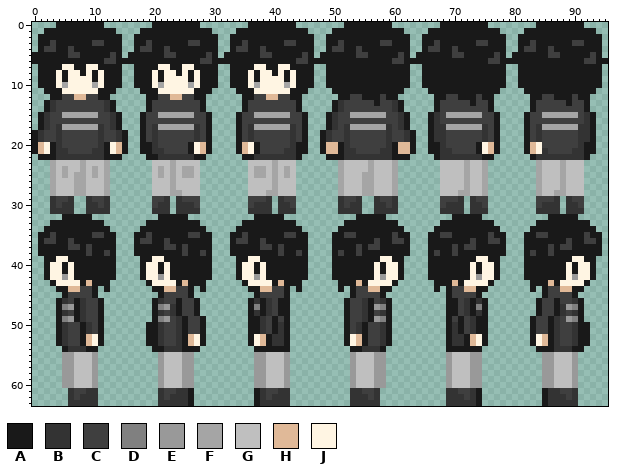
A sprite sheet gets an edit: src/images/sprites/taro.png. That is the earlier state.
The file is 96x64 pixels.
Palette (. is transparent): A #191919  B #333333  C #3f3f3f  D #808080  E #999999  F #a5a5a5  G #bfbfbf  H #e0b998  J #fff5e3
Pixels before (only the part around the change), first column x 0:
13 ..ABCCCCCCCCBA.....ACCCCCCCCA......ACCCCCCCCA.....ABCCCCCACCBA.....ACCCCCACCA......ACCCCCACCA...
14 ..ABCCCCCCCCBA.....ACCCCCCCCA......ACCCCCCCCA.....ABCCCCCCCCBA.....ACCCCCCCCA......ACCCCCCCCA...
15 .ABCCFFFFFFCCBA...ACCFFFFFFCCA....ACCFFFFFFCCA...ABCCFFFFFFCCBA...ABCFFFFFFCCA....ACCFFFFFFCBA..
16 .ABCCCCCCCCCCBA...ACCCCCCCCCCA....ACCCCCCCCCCA...ABCCCCCCCCCCBA...ABCCCCCCCCCA....ACCCCCCCCCBA..
17 .ABCBFFFFFFBCBA...ACBFFFFFFBCA....ACBFFFFFFBCA...ABCBFFFFFFBCBA...ABBFFFFFFBCA....ACBFFFFFFBBA..
18 ABCCBCCCCCCBCCBA..ACBCCCCCCBCA....ACBCCCCCCBCA..ABCCBCCCCCCBCCBA..ABBCCCCCCBCA....ACBCCCCCCBBA..
19 ABCCBCCCCCCBCCBA..ACBCCCCCCBCA....ACBCCCCCCBCA..ABCCBCCCCCCBCCBA..ABBCCCCCCBCA....ACBCCCCCCBBA..
20 AHJABCCCCCCBAJHA..AABCCCCCAJHA....AHJACCCCCBAA..AHHABCCCCCCBAHHA..AABCCCCCAJHA....AHJCCCCCCBAA..
21 AHJABBCCCCBBAJHA..AABBCCCCAJHA....AHJACCCCBBAA..AHHABBCCCCBBAHHA..AABBCCCCAJHA....AHJBCCCCBBAA..
22 .AAABBBBBBBBAAA....AABBBBBBAA......AABBBBBBBA....AAABBBBBBBBAAA....ABBBBBBBAA......ABBBBBBBBA...
23 ...FGGGGFGGGF.......GGGFGGGG........GGGGFGGG.......FGGGGFGGGF.......GGGGFGGF........FGGGFGGG....
24 ...FGFGGFGFGF.......GFGFGFFG........GFFGFGFG.......FGGGGFGGGF.......GGGGFGGF........FGGGFGGG....
25 ...FGFGFFGFGF.......GFGFGFFG........GFFGFGFG.......FGGGFFGGGF.......GGGGFGGF........FGGGFGGG....
26 ...FGGGFFGGGF.......GGGFGGGG........GGGGFGGG.......FGGGFFGGGF.......GGGGFGGF........FGGGFGGG....
27 ...FGGGFFGGGF.......GGGFGGGG........GGGGFGGG.......FGGGFFGGGF.......GGGGFGGF........FGGGFGGG....
28 ...FGGGFFGGGF.......GGGFFGGG........GGGFFGGG.......FGGGFFGGGF.......GGGFFGGF........FGGFFGGG....
29 ...BCCB..BCCB.......CCB.BCCC........CCCB.BCC.......BCCB..BCCB.......CCCB.BCC........CCCB.BCC....
30 ...BCBB..BBCB.......CBB.BBBC........CBBB.BBC.......BCBB..BBCB.......CBBB.BBC........CBBB.BBC....
31 ...BBBB..BBBB.......BBB.BBBB........BBBB.BBB.......BBBB..BBBB.......BBBB.BBB........BBBB.BBB....
32 .....AAAAA...........AAAAA...........AAAAA............AAAAA...........AAAAA...........AAAAA.....
33 ...AAAAAAAAA.......AAAAAAAAA.......AAAAAAAAA........AAAAAAAAA.......AAAAAAAAA.......AAAAAAAAA...
34 ..AAAAAAAAAAA.....AAAAAAAAAAA.....AAAAAAAAAAA......AAAAAAAAAAA.....AAAAAAAAAAA.....AAAAAAAAAAA..
35 .AACAAAAAACCAA...AACAAAAAACCAA...AACAAAAAACCAA....AACCAAAAAACAA...AACCAAAAAACAA...AACCAAAAAACAA.
36 .ACCAACAAAAAAA...ACCAACAAAAAAA...ACCAACAAAAAAA....AAAAAAACAACCA...AAAAAAACAACCA...AAAAAAACAACCA.
37 .AAAAACCACAAAA...AAAAACCACAAAA...AAAAACCACAAAA....AAAACACCAAAAA...AAAACACCAAAAA...AAAACACCAAAAA.
38 .AAAAAAAACAACA...AAAAAAAACAACA...AAAAAAAACAACA....ACAACAAAAAAAA...ACAACAAAAAAAA...ACAACAAAAAAAA.
39 ..AAJJAAAAAAAA....AAJJAAAAAAAA....AAJJAAAAAAAA....AAAAAAAAJJAA....AAAAAAAAJJAA....AAAAAAAAJJAA..
40 ..AJJAJAAAAAAA....AJJAJAAAAAAA....AJJAJAAAAAAA....AAAAAAAJAJJA....AAAAAAAJAJJA....AAAAAAAJAJJA..
41 ..AJJAJAAAAAAA....AJJAJAAAAAAA....AJJAJAAAAAAA....AAAAAAAJAJJA....AAAAAAAJAJJA....AAAAAAAJAJJA..
Once edited:
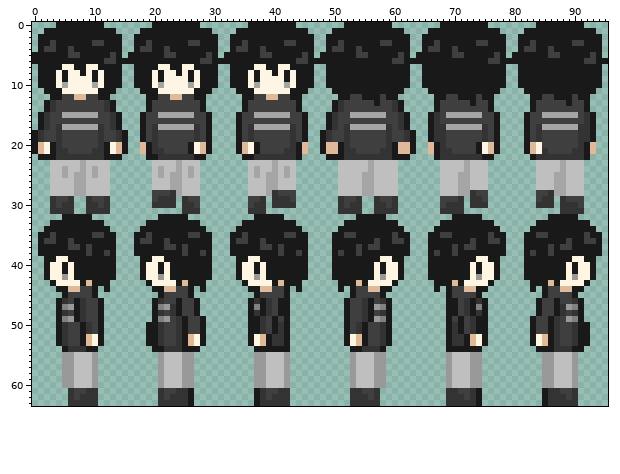
The edit:
{"y":20,"x":18,"old":"A","new":"H"}
{"y":20,"x":45,"old":"A","new":"H"}
{"y":20,"x":66,"old":"A","new":"H"}
{"y":20,"x":93,"old":"A","new":"H"}
{"y":21,"x":18,"old":"A","new":"H"}
{"y":21,"x":45,"old":"A","new":"H"}
{"y":21,"x":66,"old":"A","new":"H"}
{"y":21,"x":93,"old":"A","new":"H"}
{"y":23,"x":3,"old":"F","new":"G"}
{"y":23,"x":12,"old":"F","new":"G"}
{"y":23,"x":23,"old":"FG","new":"GF"}
{"y":23,"x":51,"old":"F","new":"G"}
{"y":23,"x":60,"old":"F","new":"G"}
{"y":23,"x":75,"old":"F","new":"G"}
{"y":23,"x":84,"old":"F","new":"G"}
{"y":24,"x":3,"old":"F","new":"G"}
{"y":24,"x":12,"old":"F","new":"G"}
{"y":24,"x":23,"old":"FGF","new":"GFG"}
{"y":24,"x":38,"old":"F","new":"G"}
{"y":24,"x":51,"old":"F","new":"G"}
{"y":24,"x":60,"old":"F","new":"G"}
{"y":24,"x":75,"old":"F","new":"G"}
{"y":24,"x":84,"old":"F","new":"G"}
{"y":25,"x":3,"old":"F","new":"G"}
{"y":25,"x":12,"old":"F","new":"G"}
{"y":25,"x":24,"old":"GF","new":"FG"}
{"y":25,"x":38,"old":"FG","new":"GF"}
{"y":25,"x":51,"old":"F","new":"G"}
{"y":25,"x":60,"old":"F","new":"G"}
{"y":25,"x":71,"old":"G","new":"F"}
{"y":25,"x":75,"old":"F","new":"G"}
{"y":25,"x":84,"old":"F","new":"G"}
{"y":25,"x":87,"old":"G","new":"F"}
{"y":26,"x":3,"old":"F","new":"G"}
{"y":26,"x":12,"old":"F","new":"G"}
{"y":26,"x":24,"old":"G","new":"F"}
{"y":26,"x":39,"old":"G","new":"F"}
{"y":26,"x":51,"old":"F","new":"G"}
{"y":26,"x":60,"old":"F","new":"G"}
{"y":26,"x":71,"old":"G","new":"F"}
{"y":26,"x":75,"old":"F","new":"G"}
{"y":26,"x":84,"old":"F","new":"G"}
{"y":26,"x":87,"old":"G","new":"F"}
{"y":27,"x":3,"old":"F","new":"G"}
{"y":27,"x":12,"old":"F","new":"G"}
{"y":27,"x":24,"old":"G","new":"F"}
{"y":27,"x":39,"old":"G","new":"F"}
{"y":27,"x":51,"old":"F","new":"G"}
{"y":27,"x":60,"old":"F","new":"G"}
{"y":27,"x":71,"old":"G","new":"F"}
{"y":27,"x":75,"old":"F","new":"G"}
{"y":27,"x":84,"old":"F","new":"G"}
{"y":27,"x":87,"old":"G","new":"F"}
{"y":28,"x":3,"old":"F","new":"G"}
{"y":28,"x":12,"old":"F","new":"G"}
{"y":28,"x":20,"old":"GGGF","new":"CCCB"}
{"y":28,"x":40,"old":"FGGG","new":"BCCC"}
{"y":28,"x":51,"old":"F","new":"G"}
{"y":28,"x":60,"old":"F","new":"G"}
{"y":28,"x":73,"old":"GGF","new":"BCC"}
{"y":28,"x":84,"old":"FGG","new":"CCB"}
{"y":29,"x":21,"old":"C","new":"B"}
{"y":29,"x":23,"old":".BC","new":"B.B"}
{"y":29,"x":38,"old":"CB.","new":"B.B"}
{"y":29,"x":42,"old":"C","new":"B"}
{"y":29,"x":74,"old":"C","new":"B"}
{"y":29,"x":85,"old":"CCB.B","new":"BB.BC"}
{"y":30,"x":20,"old":"C","new":"B"}
{"y":30,"x":23,"old":".B","new":"B."}
{"y":30,"x":39,"old":"B.","new":".B"}
{"y":30,"x":43,"old":"C","new":"B"}
{"y":30,"x":75,"old":"C","new":"B"}
{"y":30,"x":84,"old":"C","new":"B"}
{"y":30,"x":87,"old":"B.","new":".B"}
{"y":31,"x":20,"old":"BBB","new":"..."}
{"y":31,"x":24,"old":"B","new":"."}
{"y":31,"x":39,"old":"B","new":"."}
{"y":31,"x":41,"old":"BBB","new":"..."}
{"y":31,"x":73,"old":"BBB","new":"..."}
{"y":31,"x":84,"old":"BBBB.","new":"....B"}
